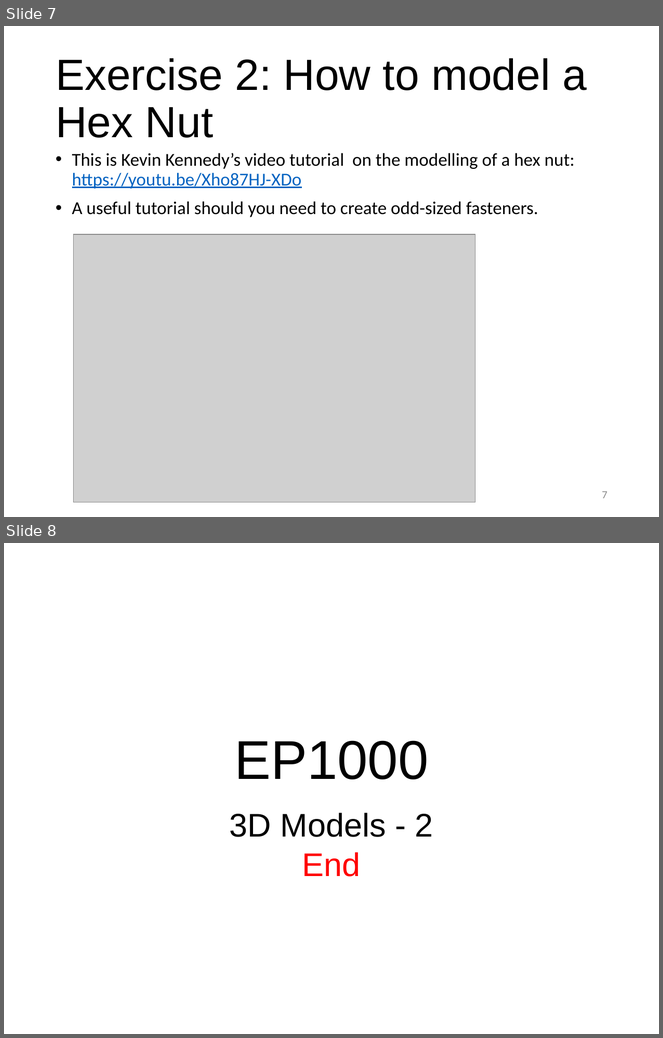
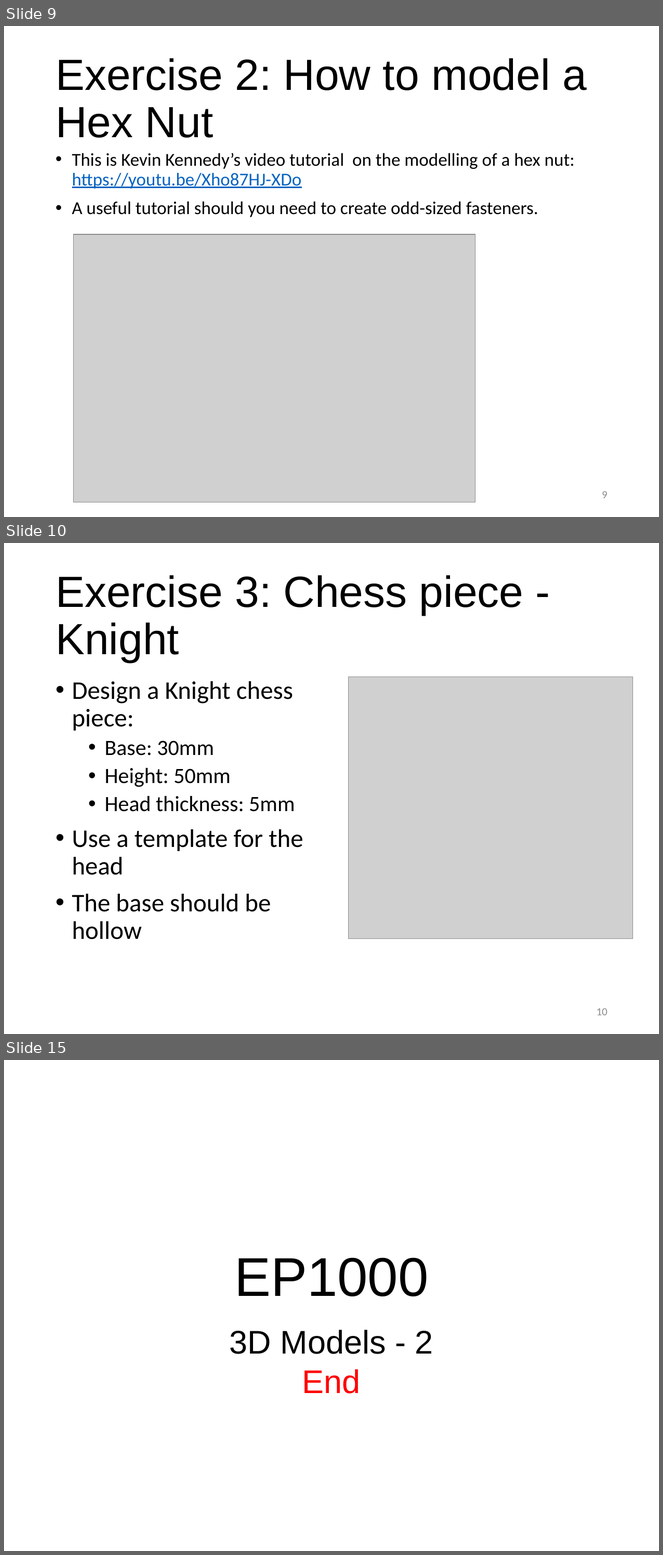
Before and after one commit to RDorville/digfab, a slide deck: presentations/ep1000_3dmodel2/ep1000_3dmodel2.pptx. Shown one above the other, each under a label of ours: slides 7 and 8 before the commit, slides 9, 10 and 15 after it; the slides between them are not shown. The pictures are 663x1038 and 663x1555 pixels, drawn with LibreOffice and Linux fonts; fonts in the diff are those of the drawing; grey boxes stand for pictures; background and template pictures are left out. Boxes give left, top, right and bottom in pixels: in the first picture for what was removed or moved away, otherwise in the second. Text is boxed around its words. In the diff, an @@ line names an element or a change of style, - is before the commit and + after.

```diff
--- a/presentations/ep1000_3dmodel2/ep1000_3dmodel2.pptx
+++ b/presentations/ep1000_3dmodel2/ep1000_3dmodel2.pptx
@@ slide 10 added at [4, 543, 659, 1034], background #FFFFFF @@
@@ title added at [55, 575, 524, 662], 48 pt, text #000000 @@
+Exercise 3: Chess piece - Knight
@@ text added at [72, 681, 303, 940], 28 pt, text #000000 @@
+• Design a Knight chess piece:
+  • Base: 30mm
+  • Height: 50mm
+  • Head thickness: 5mm
+• Use a template for the head
+• The base should be hollow
@@ picture added at [349, 677, 633, 939] @@
@@ page number added at [597, 1008, 608, 1016], 12 pt, text #8C8C8C @@
+10
@@ what was slide 7 is now slide 9 @@
@@ page number at [602, 491, 608, 499]: text changed @@
-7
+9
@@ what was slide 8 is now slide 15 @@
```
Also in this commit, not shown: 1 slide changed, 7 other slides added, 1 slide removed, 8 other files.
